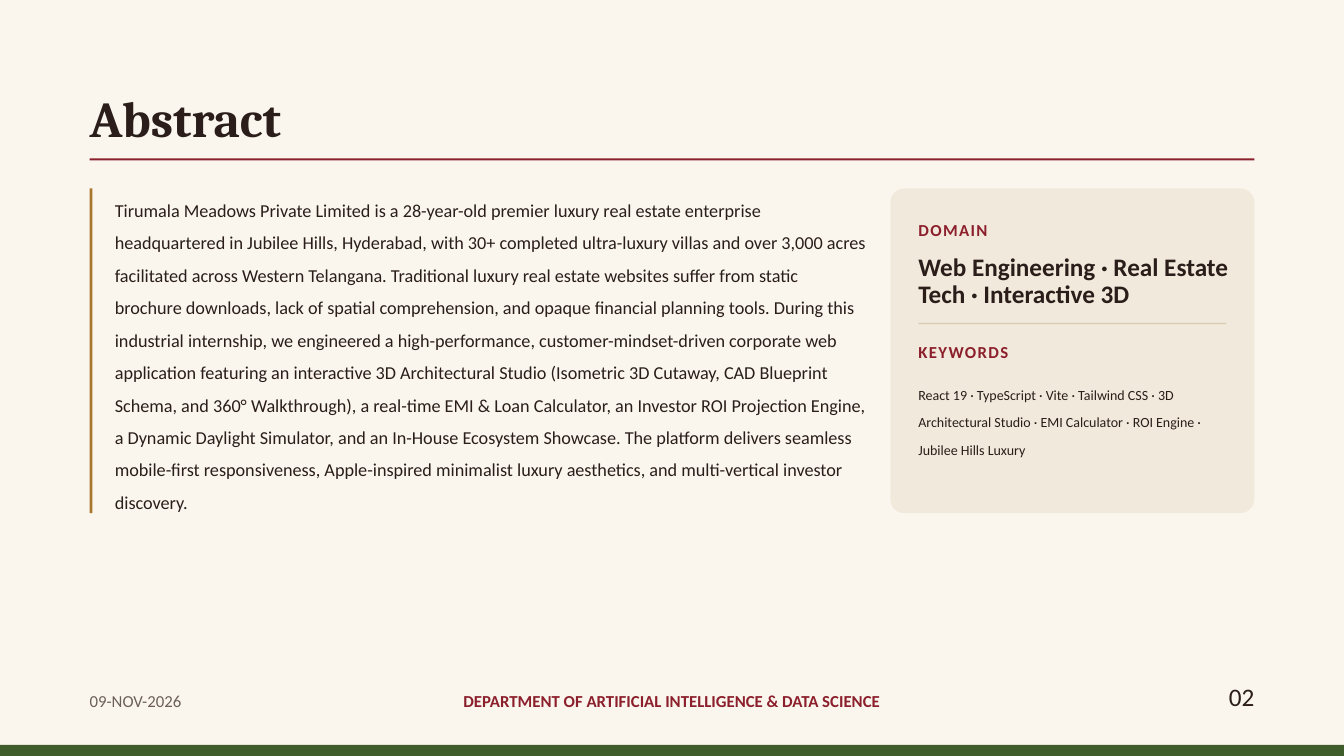
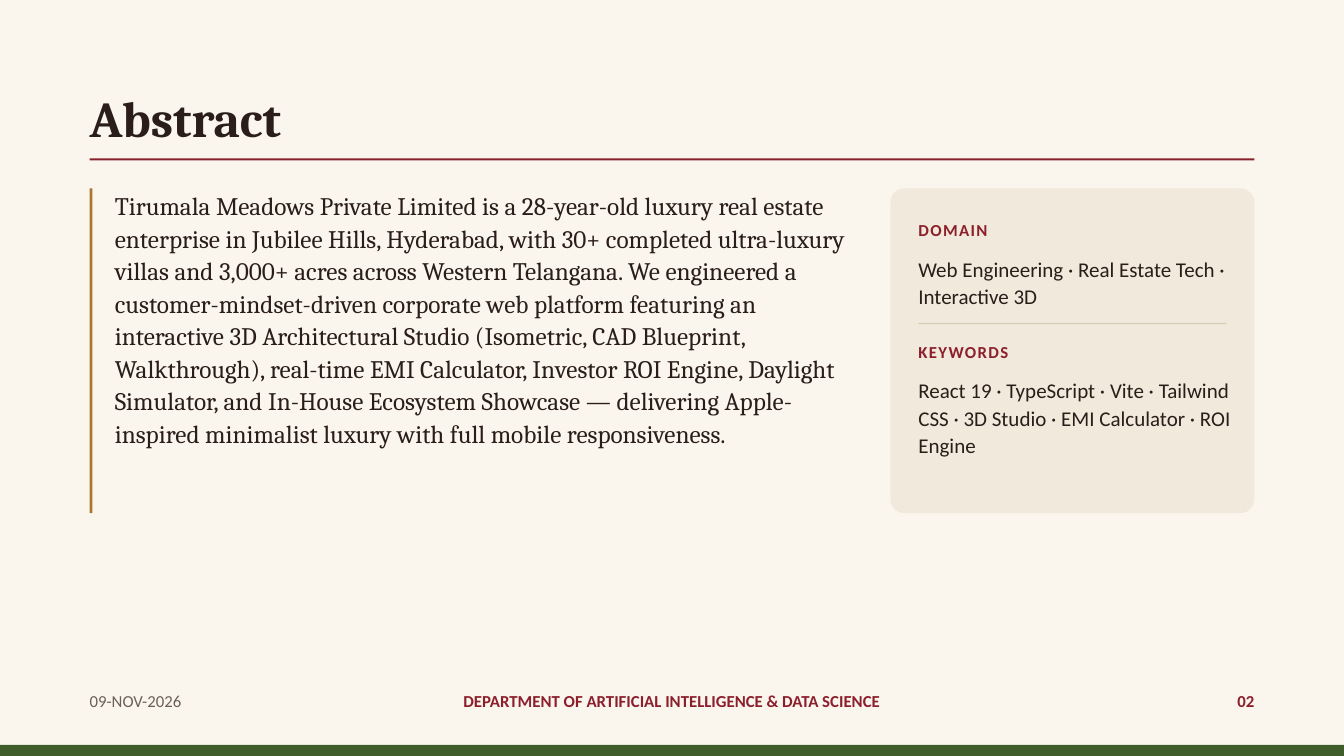
Before and after one commit to vroom0456/tirumala_meadows, a slide deck: slide 2 of Tirumala_Meadows_Internship_Presentation.pptx. Drawn at 1344x756 pixels with LibreOffice and Linux fonts; fonts in the diff are those of the drawing. Boxes give left, top, right and bottom in pixels: in the first picture for what was removed or moved away, otherwise in the second. Text is boxed around its words. In the diff, an @@ line names an element or a change of style, - is before the commit and + after.

```diff
--- a/Tirumala_Meadows_Internship_Presentation.pptx
+++ b/Tirumala_Meadows_Internship_Presentation.pptx
@@ text at (x1=115, y1=197, x2=845, y2=449): text changed; size 13 to 18 pt; font Calibri to Cambria @@
-Tirumala Meadows Private Limited is a 28-year-old premier luxury real estate enterprise headquartered in Jubilee Hills, Hyderabad, with 30+ completed ultra-luxury villas and over 3,000 acres facilitated across Western Telangana. Traditional luxury real estate websites suffer from static brochure downloads, lack of spatial comprehension, and opaque financial planning tools. During this industrial internship, we engineered a high-performance, customer-mindset-driven corporate web application featuring an interactive 3D Architectural Studio (Isometric 3D Cutaway, CAD Blueprint Schema, and 360° Walkthrough), a real-time EMI & Loan Calculator, an Investor ROI Projection Engine, a Dynamic Daylight Simulator, and an In-House Ecosystem Showcase. The platform delivers seamless mobile-first responsiveness, Apple-inspired minimalist luxury aesthetics, and multi-vertical investor discovery.
+Tirumala Meadows Private Limited is a 28-year-old luxury real estate enterprise in Jubilee Hills, Hyderabad, with 30+ completed ultra-luxury villas and 3,000+ acres across Western Telangana. We engineered a customer-mindset-driven corporate web platform featuring an interactive 3D Architectural Studio (Isometric, CAD Blueprint, Walkthrough), real-time EMI Calculator, Investor ROI Engine, Daylight Simulator, and In-House Ecosystem Showcase — delivering Apple-inspired minimalist luxury with full mobile responsiveness.
@@ text "Web Engineering · Real Estate ..." at (x1=918, y1=262, x2=1215, y2=304): size 18 to 15 pt, bold off @@
@@ text at (x1=918, y1=383, x2=1230, y2=457): text changed; size 10 to 15 pt @@
-React 19 · TypeScript · Vite · Tailwind CSS · 3D Architectural Studio · EMI Calculator · ROI Engine · Jubilee Hills Luxury
+React 19 · TypeScript · Vite · Tailwind CSS · 3D Studio · EMI Calculator · ROI Engine
@@ text "02" at (x1=1237, y1=696, x2=1254, y2=707): size 18 to 12 pt, text colour #2A1D1A to #8C1F2C, bold on @@
```
Also in this commit, not shown: 7 other slides changed, 1 other file.
